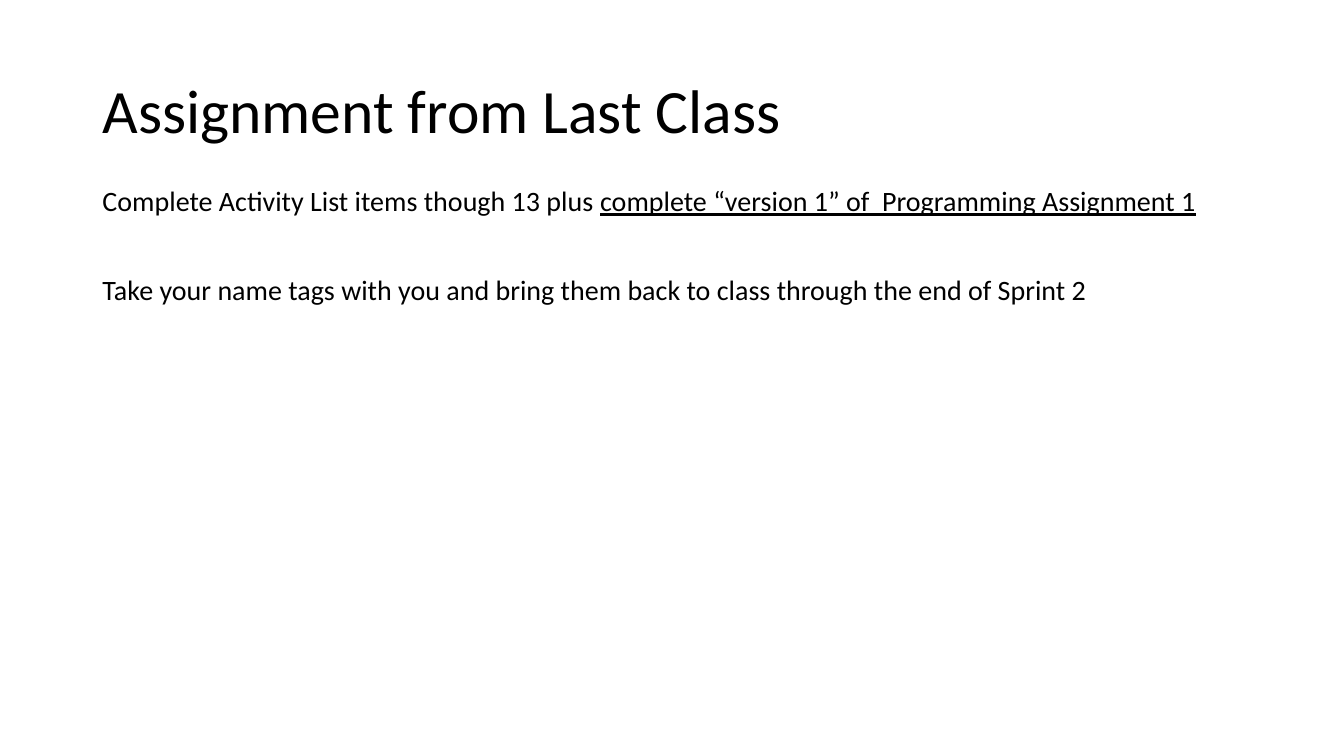
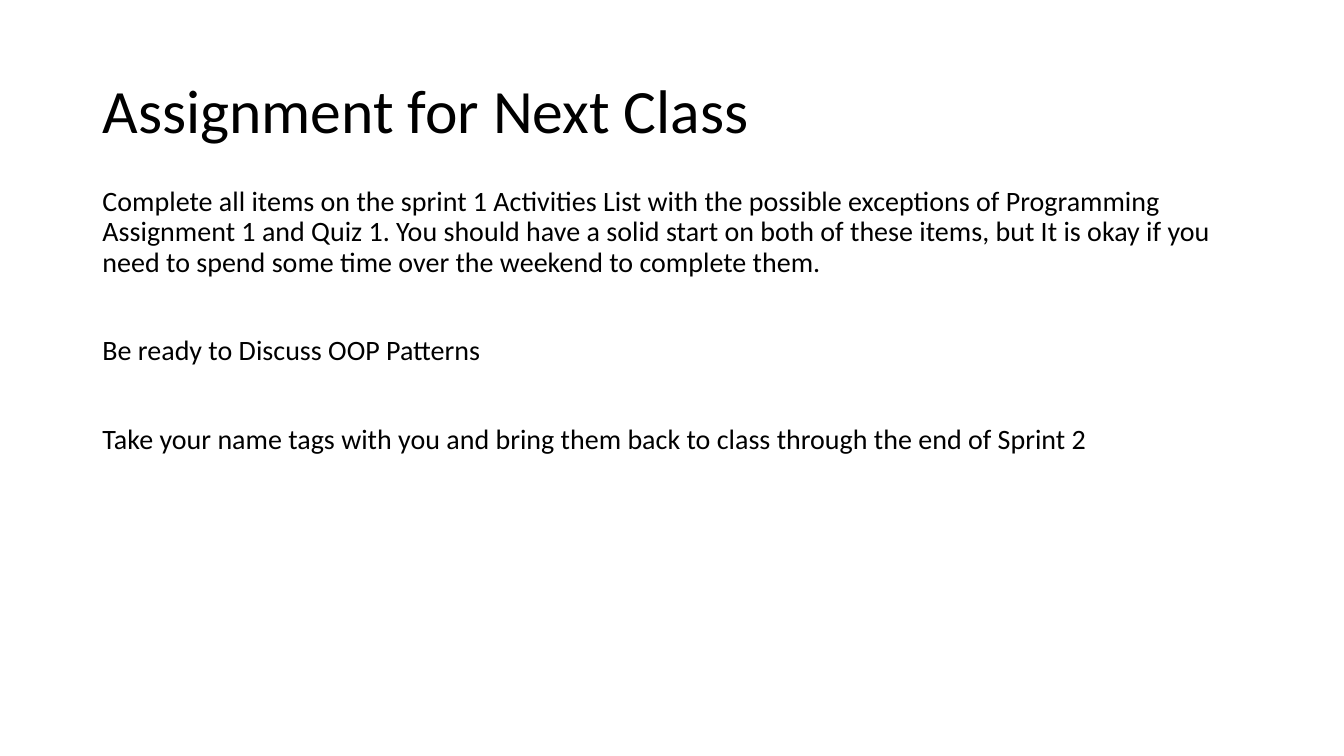
Before and after one commit to EricJPogue/CPSC-24500, a slide deck: slide 7 of lecture-slides/2019-09-04.pptx (slide 2 before the commit). Drawn at 1344x756 pixels with LibreOffice and Linux fonts; fonts in the diff are those of the drawing. Boxes give left, top, right and bottom in pixels: in the first picture for what was removed or moved away, otherwise in the second. Text is boxed around its words. In the diff, an @@ line names an element or a change of style, - is before the commit and + after.

Commit message:
Update file.

```diff
--- a/lecture-slides/2019-09-04.pptx
+++ b/lecture-slides/2019-09-04.pptx
@@ title at [102, 90, 749, 144]: text changed @@
-Assignment from Last Class
+Assignment for Next Class
@@ text at [102, 191, 1210, 365]: text changed @@
-Complete Activity List items though 13 plus complete “version 1” of Programming Assignment 1
+Complete all items on the sprint 1 Activities List with the possible exceptions of Programming Assignment 1 and Quiz 1. You should have a solid start on both of these items, but It is okay if you need to spend some time over the weekend to complete them.
+Be ready to Discuss OOP Patterns
```
Also in this commit, not shown: 2 other slides changed, 4 slides added, 1 slide removed.
